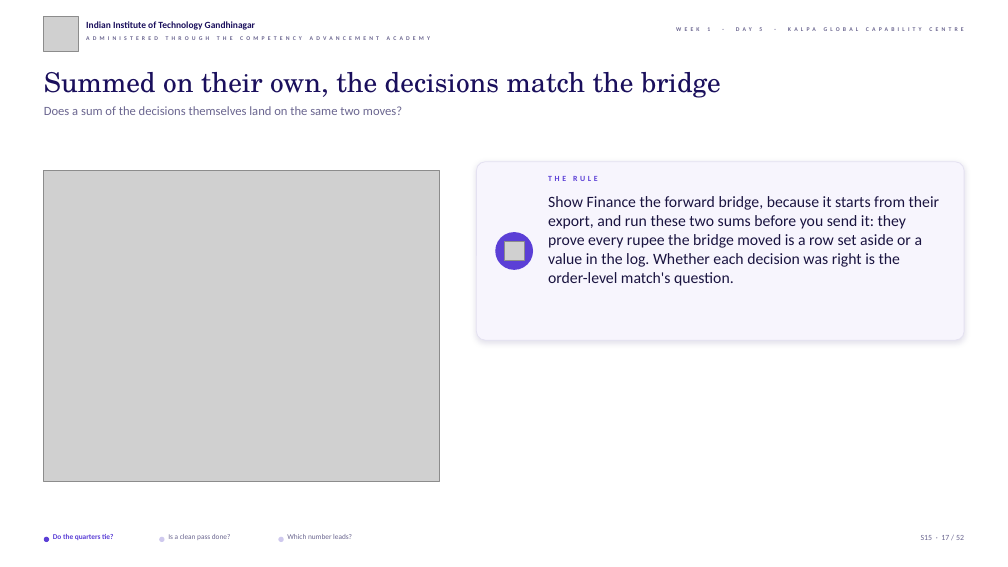
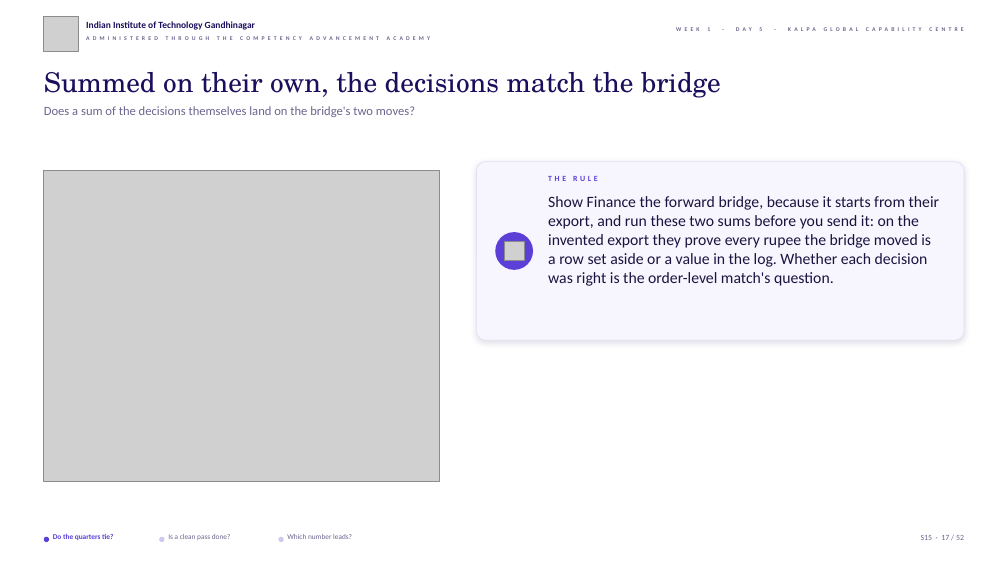
Before and after one commit to fde-academy-lab/c2-content-factory, a slide deck: slide 17 of content/W01/D5/slides/C2_W01_D05_debrief_STUDENT.pptx. Drawn at 1008x567 pixels with LibreOffice and Linux fonts; fonts in the diff are those of the drawing; grey boxes stand for pictures; background and template pictures are left out. Boxes give left, top, right and bottom in pixels: in the first picture for what was removed or moved away, otherwise in the second. Text is boxed around its words. In the diff, an @@ line names an element or a change of style, - is before the commit and + after.

```diff
--- a/content/W01/D5/slides/C2_W01_D05_debrief_STUDENT.pptx
+++ b/content/W01/D5/slides/C2_W01_D05_debrief_STUDENT.pptx
@@ text at (44,106,415,117): text changed @@
-Does a sum of the decisions themselves land on the same two moves?
+Does a sum of the decisions themselves land on the bridge's two moves?
@@ text at (548,196,939,286): text changed @@
-Show Finance the forward bridge, because it starts from their export, and run these two sums before you send it: they prove every rupee the bridge moved is a row set aside or a value in the log. Whether each decision was right is the order-level match's question.
+Show Finance the forward bridge, because it starts from their export, and run these two sums before you send it: on the invented export they prove every rupee the bridge moved is a row set aside or a value in the log. Whether each decision was right is the order-level match's question.
```
Also in this commit, not shown: 25 other slides changed, 17 other files.
